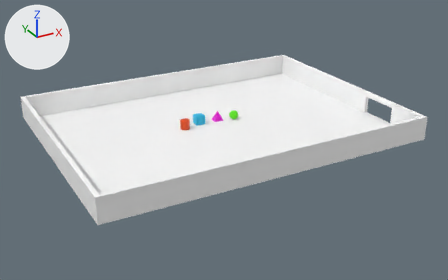
The Blender file resources/Figures.blend: old version first, new version second.
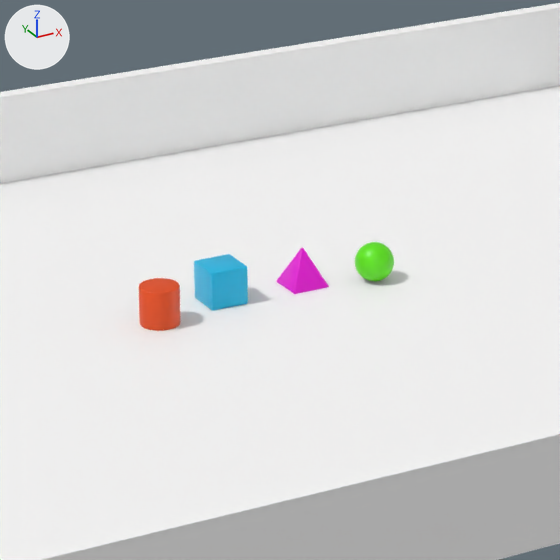
There are two pictures of each version: one whole from a 50 mm lens placed at (-29.21, -55.03, 25.88), pointed at (0.32, -1.33, -0.97), one close up on the part from 33% to 62% of the width and 20% to 65% of the height. Lighting does not change. The marker at upper left points along +X, +Y and +Z.

Before the edit, the objects in view are built like this:
```python
mat_material = principled_material('Material')
mat_material.base_color = (0.0, 0.493, 0.8)  # cyan #00bae7
mat_material.roughness = 0.4
me_cube = bpy.data.meshes.new('Cube')
me_cube.from_pydata(...)  # 96 vertices, 98 faces; spans x -0.5..0.5, y -0.5..0.5, z -0.5..0.5
me_cube.polygons.foreach_set('use_smooth', [True] * 98)
me_cube.materials.append(mat_material)  # cyan #00bae7
me_cylinder = bpy.data.meshes.new('Cylinder')
me_cylinder.from_pydata(...)  # 256 vertices, 226 faces; spans x -0.5..0.5, y -0.5..0.5, z -0.5..0.5
me_cylinder.polygons.foreach_set('use_smooth', [True] * 226)
me_cylinder.materials.append(mat_material_002)  # orange #e74a00
me_ground = bpy.data.meshes.new('Ground')
me_ground.from_pydata([(-17.6, -13.2, 0.0), (17.6, -13.2, 0.0), (-17.6, 13.2, 0.0), (17.6, 13.2, 0.0)], [], [(0, 1, 3, 2)])
me_ground.materials.append(mat_wallsmaterial)  # white #ffffff
ob_cube = bpy.data.objects.new('Cube', me_cube)
ob_cube.location = (-0.98, 2.02, 0.5)
ob_cylinder = bpy.data.objects.new('Cylinder', me_cylinder)
ob_cylinder.location = (-2.95, 1.44, 0.5)
ob_ground = bpy.data.objects.new('Ground', me_ground)
ob_ground.location = (0.0, 0.0, 0.0)
ob_ground.scale = (0.996, 0.986, 1.0)
# also in view: 'Walls' at (0.0, 0.0, 1.25); 'Pyramid' at (1.32, 2.02, 0.5); 'Sphere' at (3.07, 1.4, 0.5)
```
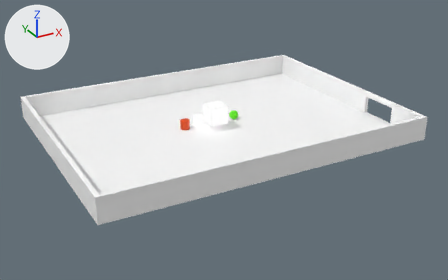
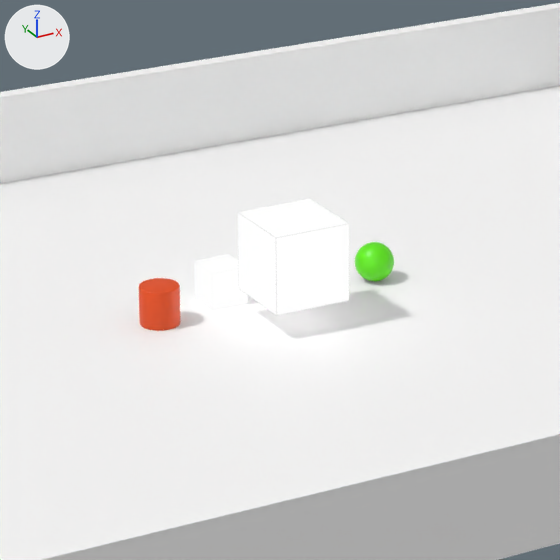
What differs and where, as boxes [x1, y1, x2, y2] in the close-ups (560 x 560 px):
```json
{"object": "Cube.001", "change": "added", "after": [238, 199, 349, 316]}
{"object": "Cube", "change": "recoloured", "before": [194, 254, 248, 311], "after": [194, 254, 248, 311], "on screen": "cyan to white"}
{"object": "Pyramid", "change": "unchanged, covered by the edit", "before": [276, 247, 329, 294]}
```

The change, as JSON lines over the scene's bpy script:
```json
{"block": "mat_material", "change": "nodes: BsdfPrincipled, OutputMaterial"}
{"block": "mat_material", "change": "colours: cyan #00bae7"}
{"block": "mat_material", "change": "nodes: Bevel, NewGeometry, OutputMaterial, VectorMath"}
{"op": "add", "block": "me_cube_001", "code": ["me_cube_001 = bpy.data.meshes.new('Cube.001')", "me_cube_001.from_pydata(...)  # a box spanning x -1.0..1.0, y -1.0..1.0, z -1.0..1.0", "me_cube_001.materials.append(mat_material)"]}
{"op": "add", "block": "ob_cube_001", "code": ["ob_cube_001 = bpy.data.objects.new('Cube.001', me_cube_001)", "ob_cube_001.location = (0.0, 0.0, 1.7)"]}
```
